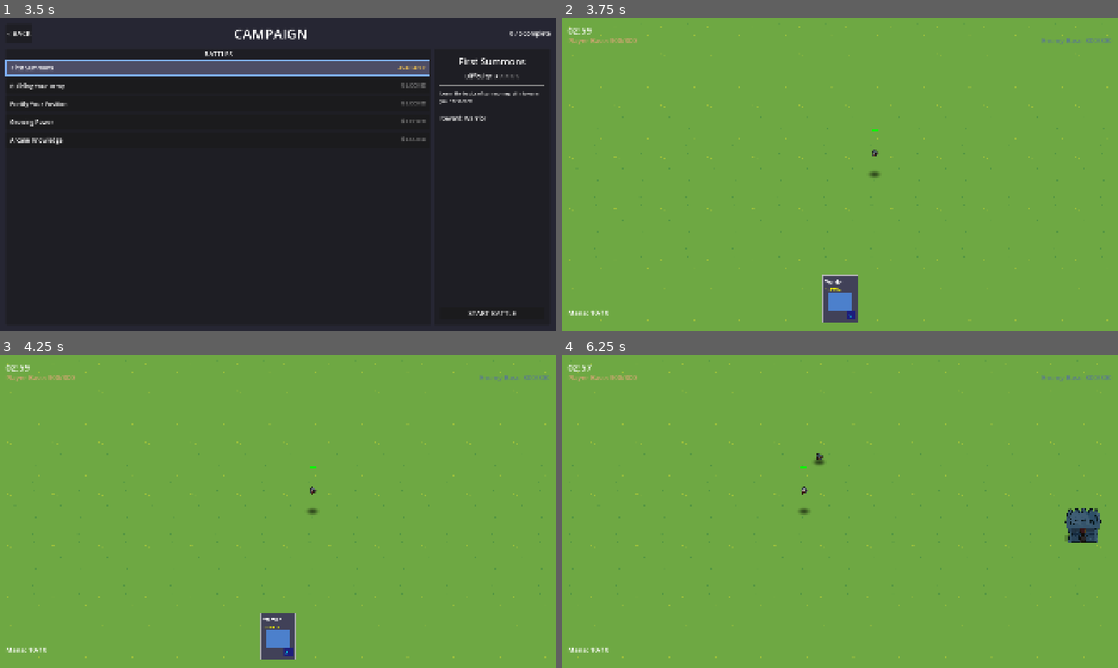
Above: before the commit, frames 1-4 (two rows, left to right).
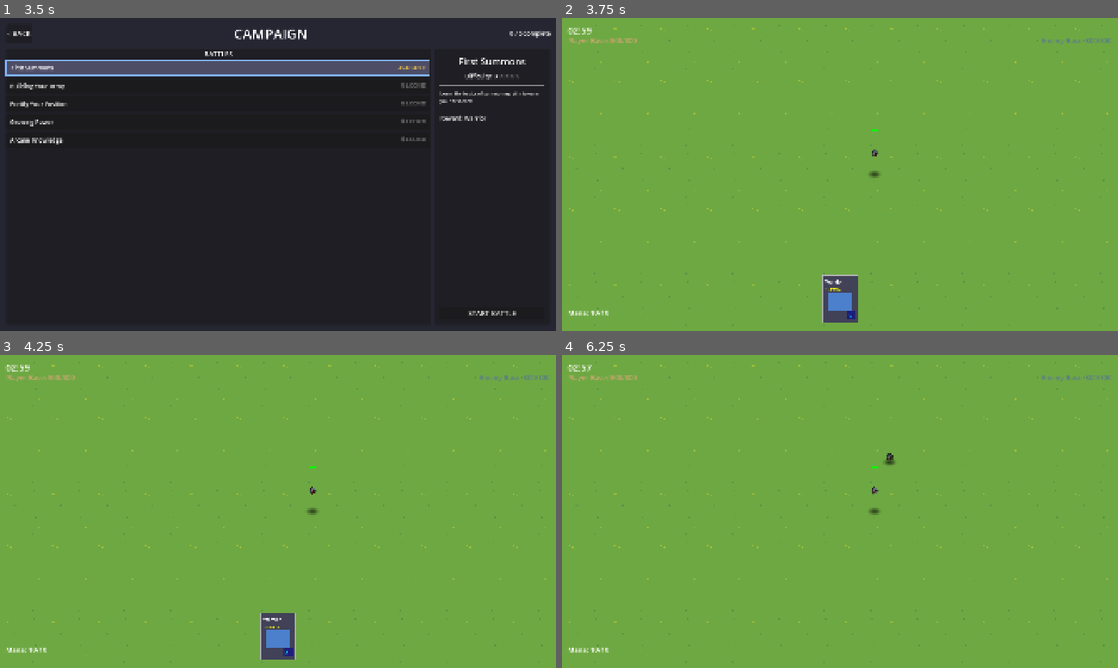
Above: after the commit, the same moments.

Repository: amari-charles/project-summoner
Game: Godot game, scene res://scenes/ui/main_menu.tscn
Same seed, same stepped clock (60 frames per second), same inputs: the game is played once before the commit and once after it.
Inputs (mouse positions are in pixels of both pictures, inside the frame that each line leads up to):
- Up to frame 1 (3.5 s): click "PLAY" at 0.5 s; click "SELECT" at 1.25 s; click "CHOOSE WARRIOR" at 2 s; click (216, 68) at 2.75 s
- Up to frame 2 (3.75 s): click "START BATTLE" at 3.5 s
- Up to frame 3 (4.25 s): no input
- Up to frame 4 (6.25 s): tap Enter at 4.25 s; drag from (840, 636) to (895, 442) at 4.27 s; drag from (728, 527) to (812, 574) at 5.02 s; tap Space at 5.75 s; move the mouse to (895, 442) at 5.77 s; hold Right (ui_right) from 5.78 s (still down); tap 1 at 5.85 s

Frame 1 is identical in both runs. In frame 2, 0.4% of the frame differs, in the area x 1-99%, y 2-97%; in frame 3, 0.4%; in frame 4, 1.5%.

Commit message:
Shrink battlefield depth and implement zoom-based panning
Changes:
1. Reduced battlefield depth from 150 to 80 units
   - Matches one viewport height at default zoom (ortho size 40 × 2)
   - Better fits actual gameplay usage (~20 units used for lanes)
   - Updated in base_battlefield_3d.tscn, summer_plains.tres, biome_config.gd

2. Adjusted texture tiling from 17×26 to 17×14
   - Maintains proper texture repeat for new dimensions

3. Implemented zoom-based panning
   - Camera panning disabled at default zoom level
   - Panning enabled when player zooms in (size < 40.0)
   - Applies to keyboard, mouse, and touch panning
   - Configurable via export vars (pan_only_when_zoomed, default_ortho_size)

Result:
- Battlefield fits exactly in one viewport at default zoom
- No vertical panning at default zoom (locked view)
- Smooth panning available when zoomed in for detail work
- Auto-bounds system keeps camera properly constrained

🤖 Generated with [Claude Code](https://claude.com/claude-code)

Co-Authored-By: Claude <noreply@anthropic.com>

Diff:
--- a/resources/biomes/summer_plains.tres
+++ b/resources/biomes/summer_plains.tres
@@ -8,8 +8,8 @@
 biome_id = "summer_plains"
 biome_name = "Summer Plains"
 ground_texture = ExtResource("2_texture")
-ground_size = Vector2(100, 150)
-ground_uv_scale = Vector3(17, 26, 1)
+ground_size = Vector2(100, 80)
+ground_uv_scale = Vector3(17, 14, 1)
 ambient_light_color = Color(1, 1, 1, 1)
 ambient_light_energy = 0.5
 directional_light_rotation_degrees = Vector3(-30, 45, 0)
--- a/scenes/battlefield/components/base_battlefield_3d.tscn
+++ b/scenes/battlefield/components/base_battlefield_3d.tscn
@@ -4,7 +4,7 @@
 [ext_resource type="Script" path="res://scripts/battlefield/camera_controller_3d.gd" id="3_camera_controller"]
 
 [sub_resource type="PlaneMesh" id="PlaneMesh_background"]
-size = Vector2(100, 150)
+size = Vector2(100, 80)
 
 [sub_resource type="Environment" id="Environment_1"]
 background_mode = 1
--- a/scripts/battlefield/biome_config.gd
+++ b/scripts/battlefield/biome_config.gd
@@ -10,8 +10,8 @@
 
 @export_group("Ground")
 @export var ground_texture: Texture2D
-@export var ground_size: Vector2 = Vector2(100, 150)
-@export var ground_uv_scale: Vector3 = Vector3(17, 26, 1)
+@export var ground_size: Vector2 = Vector2(100, 80)
+@export var ground_uv_scale: Vector3 = Vector3(17, 14, 1)
 
 @export_group("Lighting")
 @export var ambient_light_color: Color = Color.WHITE
--- a/scripts/battlefield/camera_controller_3d.gd
+++ b/scripts/battlefield/camera_controller_3d.gd
@@ -26,6 +26,12 @@
 ## If true, automatically calculate camera bounds based on ground size
 ## If false, you must call set_bounds() manually
 @export var auto_calculate_bounds: bool = true
+
+@export_group("Zoom-Based Panning")
+## Default orthographic size (camera starts at this zoom level)
+@export var default_ortho_size: float = 40.0
+## If true, panning is only enabled when zoomed in (size < default_ortho_size)
+@export var pan_only_when_zoomed: bool = true
 
 # === State Variables ===
 
@@ -212,6 +218,10 @@
 	## The camera moves in the ground plane (X and Z axes), not up/down (Y axis)
 	## We invert X so dragging left moves the view left (intuitive drag behavior)
 
+	# Check if panning is allowed (zoom-based restriction)
+	if pan_only_when_zoomed and size >= default_ortho_size:
+		return  # Not zoomed in, panning disabled
+
 	position.x += -delta.x * pan_speed * MOUSE_TO_WORLD_SCALE
 	position.z += delta.y * pan_speed * TOUCH_TO_WORLD_SCALE
 
@@ -227,6 +237,10 @@
 
 func _handle_keyboard_pan(delta: float) -> void:
 	## Pan the camera using WASD or arrow keys
+
+	# Check if panning is allowed (zoom-based restriction)
+	if pan_only_when_zoomed and size >= default_ortho_size:
+		return  # Not zoomed in, panning disabled
 
 	var pan_input = Vector2.ZERO
 
